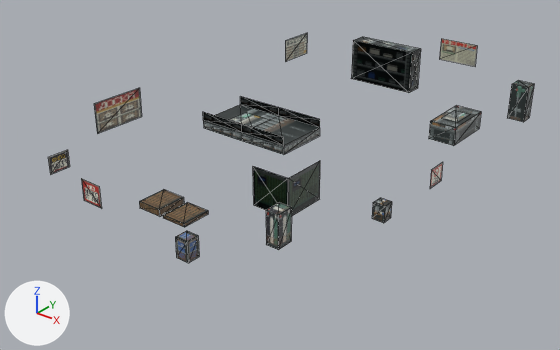
An edit to the glTF model mppcdiscs/example-lua/models/machines.glb, drawn before and after from the same camera.
Before and after are seen from a 50 mm lens placed at (11.8, -27.0, 15.3), pointed at (-8.2, -2.1, -0.1). Every picture has the same lights, and +X, +Y and +Z are marked at lower left. The picture after the commit comes second. Mesh edges are drawn as thin lines. Vertices at exactly the same position are counted once.

Objects in the first picture: 'board', 'machines', 'parts', 'signs'.
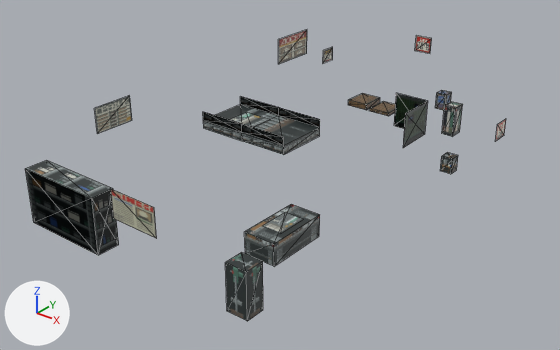
Where the change shows, as pixel boxes (x1, y1, x2, y2) in the pictures (560 x 350 px; the box of a moved part takes in the faces that stretch with it):
'machines', reshaped (11% wider)
    before: (139, 37, 534, 263)
    after: (25, 90, 463, 321)
'signs', reshaped (8% narrower, 20% taller)
    before: (48, 39, 477, 209)
    after: (110, 35, 506, 239)
'board', turned
    before: (94, 33, 307, 134)
    after: (94, 30, 307, 134)
'parts', reshaped (69% narrower, 583% taller)
    before: (229, 110, 470, 127)
    after: (229, 112, 304, 234)
part 2 of me_machines, moved or reshaped
    before: (429, 106, 481, 146)
    after: (245, 204, 320, 266)
part 3 of me_machines, moved or reshaped
    before: (253, 161, 320, 216)
    after: (394, 93, 428, 148)
part 4 of me_machines, moved or reshaped
    before: (266, 203, 292, 250)
    after: (442, 102, 463, 137)
part 5 of me_machines, moved or reshaped
    before: (351, 37, 421, 93)
    after: (25, 160, 119, 255)
part 6 of me_machines, moved or reshaped
    before: (163, 202, 208, 227)
    after: (369, 101, 395, 116)
part 7 of me_machines, moved or reshaped
    before: (139, 189, 184, 217)
    after: (348, 93, 380, 110)
part 8 of me_machines, moved or reshaped
    before: (507, 80, 534, 122)
    after: (225, 252, 263, 321)
part 9 of me_machines, moved or reshaped
    before: (372, 198, 392, 223)
    after: (435, 90, 452, 110)
part 10 of me_machines, moved or reshaped
    before: (175, 231, 199, 263)
    after: (440, 152, 458, 174)
part 11 of me_parts, moved or reshaped
    before: (442, 110, 470, 122)
    after: (262, 213, 304, 234)
part 12 of me_parts, moved or reshaped
    both: (229, 112, 271, 127)
part 13 of me_signs, moved or reshaped
    before: (439, 39, 477, 67)
    after: (110, 189, 157, 239)
part 14 of me_signs, moved or reshaped
    before: (81, 178, 102, 209)
    after: (415, 35, 432, 54)
part 15 of me_signs, moved or reshaped
    before: (430, 162, 443, 188)
    after: (495, 119, 506, 142)
part 16 of me_signs, moved or reshaped
    before: (48, 150, 70, 175)
    after: (323, 47, 333, 63)

The change, as a diff of the scene's bpy script:
```diff
--- a/mppcdiscs/example-lua/models/machines.glb.py
+++ b/mppcdiscs/example-lua/models/machines.glb.py
@@ me_board @@
 me_board.from_pydata(...)  # 8 vertices, 4 faces; spans x -13.9, y -7.6..7.6, z 2.2..3.6
+# me_board part 1: the whole mesh is scaled about its middle by (1, -1, -0.988), then moved by (0.0, 0.0, -0.1)
 me_board.materials.append(mat_board)
@@ me_machines @@
-me_machines.from_pydata(...)  # 88 vertices, 128 faces; spans x -13.6..-2.0, y -10.2..11.9, z 0.0..2.4
+me_machines.from_pydata(...)  # 88 vertices, 128 faces; spans x -13.6..-2.0, y -11.9..10.2, z 0.0..2.4
+# me_machines part 2: the loose piece of 8 vertices spanning x -4.8..-3.4, y 5.6..8.4, z 0.0..0.9 is moved by (0.0, -14.0, 0.0)
+# me_machines part 3: the loose piece of 6 vertices spanning x -6.8..-5.0, y -5.6..-3.4, z 0.2..2.0 is turned -180 degrees about the x axis through its middle, then moved by (0.0, 9.0, 0.0)
+# me_machines part 4: the loose piece of 8 vertices spanning x -4.6..-4.0, y -7.4..-6.6, z 0.0..1.5 is moved by (0.0, 14.0, 0.0)
+# me_machines part 5: the loose piece of 8 vertices spanning x -13.0..-9.0, y 10.9..11.9, z 0.0..2.4 is moved by (0.0, -22.8, 0.0)
+# me_machines part 6: the loose piece of 8 vertices spanning x -9.2..-8.0, y -8.4..-7.0, z 0.0..0.2 is moved by (0.0, 15.4, 0.0)
+# me_machines part 7: the loose piece of 8 vertices spanning x -10.6..-9.4, y -8.4..-7.0, z 0.0..0.3 is moved by (0.0, 15.4, 0.0)
+# me_machines part 8: the loose piece of 8 vertices spanning x -2.9..-2.0, y 10.7..11.5, z 0.0..1.9 is moved by (0.0, -22.2, 0.0)
+# me_machines part 9: the loose piece of 8 vertices spanning x -2.5..-2.0, y -3.2..-2.6, z 0.0..0.8 is moved by (-4.0, 12.8, 0.1)
+# me_machines part 10: the loose piece of 8 vertices spanning x -6.6..-6.0, y -10.2..-9.6, z 0.0..0.9 is moved by (4.0, 12.8, -0.1)
 me_machines.materials.append(mat_machines)
@@ me_parts @@
-me_parts.from_pydata(...)  # 8 vertices, 4 faces; spans x -12.6..-3.65, y -0.7..7.7, z 0.96..1.02
-me_parts.vertices[0].co = (-4.55, 7.7, 0.96)  # pixel (454, 110)
-me_parts.vertices[1].co = (-4.55, 6.3, 0.96)  # pixel (441, 118)
-me_parts.vertices[2].co = (-3.65, 6.3, 0.96)  # pixel (457, 122)
-me_parts.vertices[3].co = (-3.65, 7.7, 0.96)  # pixel (470, 114)
-me_parts.vertices[4].co = (-12.6, 0.7, 1.02)  # pixel (246, 112)
-me_parts.vertices[5].co = (-12.6, -0.7, 1.02)  # pixel (227, 120)
-me_parts.vertices[6].co = (-11.0, -0.7, 1.02)  # pixel (252, 127)
-me_parts.vertices[7].co = (-11.0, 0.7, 1.02)  # pixel (270, 119)
+me_parts.from_pydata(...)  # 8 vertices, 4 faces; spans x -12.6..-3.65, y -7.7..0.7, z 0.96..1.02
+# me_parts part 11
+me_parts.vertices[0].co = (-3.65, -7.7, 0.96)  # pixel (280, 233)
+me_parts.vertices[1].co = (-3.65, -6.3, 0.96)  # pixel (303, 219)
+me_parts.vertices[2].co = (-4.55, -6.3, 0.96)  # pixel (285, 212)
+me_parts.vertices[3].co = (-4.55, -7.7, 0.96)  # pixel (261, 226)
+# me_parts part 12
+me_parts.vertices[4].co = (-11.0, -0.7, 1.02)  # pixel (252, 127)
+me_parts.vertices[5].co = (-11.0, 0.7, 1.02)  # pixel (270, 119)
+me_parts.vertices[6].co = (-12.6, 0.7, 1.02)  # pixel (246, 112)
+me_parts.vertices[7].co = (-12.6, -0.7, 1.02)  # pixel (227, 120)
 me_parts.materials.append(mat_parts)
@@ me_signs @@
 me_signs.from_pydata(...)  # 16 vertices, 8 faces; spans x -13.9..-0.1, y -11.9..11.9, z 1.2..3.2
-me_signs.vertices[0].co = (-5.6, 11.9, 3.2)  # pixel (477, 45)
-me_signs.vertices[1].co = (-7.8, 11.9, 3.2)  # pixel (441, 38)
-me_signs.vertices[2].co = (-7.8, 11.9, 2.0)  # pixel (439, 59)
-me_signs.vertices[3].co = (-5.6, 11.9, 2.0)  # pixel (475, 66)
-me_signs.vertices[4].co = (-9.4, -11.9, 3.1)  # pixel (81, 178)
-me_signs.vertices[5].co = (-8.4, -11.9, 3.1)  # pixel (99, 186)
-me_signs.vertices[6].co = (-8.4, -11.9, 2.2)  # pixel (101, 208)
-me_signs.vertices[7].co = (-9.4, -11.9, 2.2)  # pixel (83, 200)
+# me_signs part 13
+me_signs.vertices[0].co = (-5.6, -11.9, 2.0)  # pixel (156, 238)
+me_signs.vertices[1].co = (-7.8, -11.9, 2.0)  # pixel (113, 218)
+me_signs.vertices[2].co = (-7.8, -11.9, 3.2)  # pixel (110, 188)
+me_signs.vertices[3].co = (-5.6, -11.9, 3.2)  # pixel (154, 207)
+# me_signs part 14
+me_signs.vertices[4].co = (-9.4, 11.9, 2.2)  # pixel (414, 50)
+me_signs.vertices[5].co = (-8.4, 11.9, 2.2)  # pixel (430, 53)
+me_signs.vertices[6].co = (-8.4, 11.9, 3.1)  # pixel (431, 38)
+me_signs.vertices[7].co = (-9.4, 11.9, 3.1)  # pixel (416, 35)
+# me_signs part 15: 4 of 16 vertices moved; they spanned x -0.1, y -3.3..-2.4, z 2.2..3.0 and now span x -0.1, y 2.4..3.3, z 2.2..3.0; mean shift (0.0, 5.7, 0.0); largest move (-0.1, -3.3, 3.0) -> (-0.1, 3.3, 2.2)
+# me_signs part 16: 4 of 16 vertices moved; they spanned x -13.9, y -10.2..-9.2, z 1.2..2.0 and now span x -13.9, y 9.2..10.2, z 1.2..2.0; mean shift (0.0, 19.4, 0.0); largest move (-13.9, -10.2, 2.0) -> (-13.9, 10.2, 1.2)
 me_signs.materials.append(mat_signs)
```
